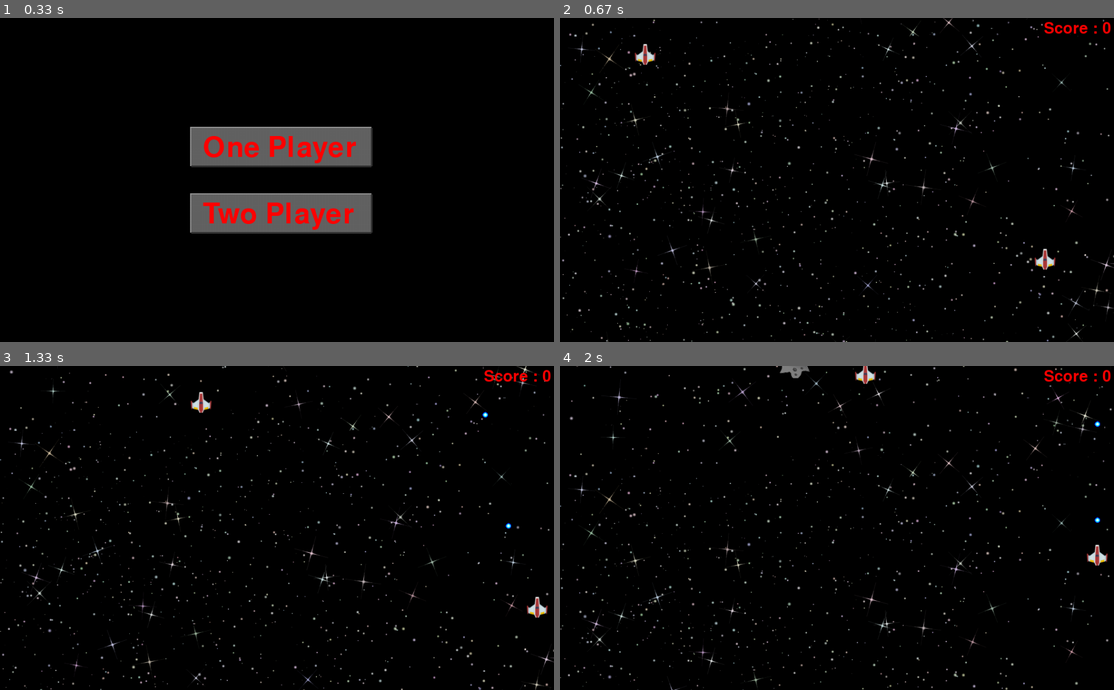
Above: before the commit, frames 1-4 (two rows, left to right).
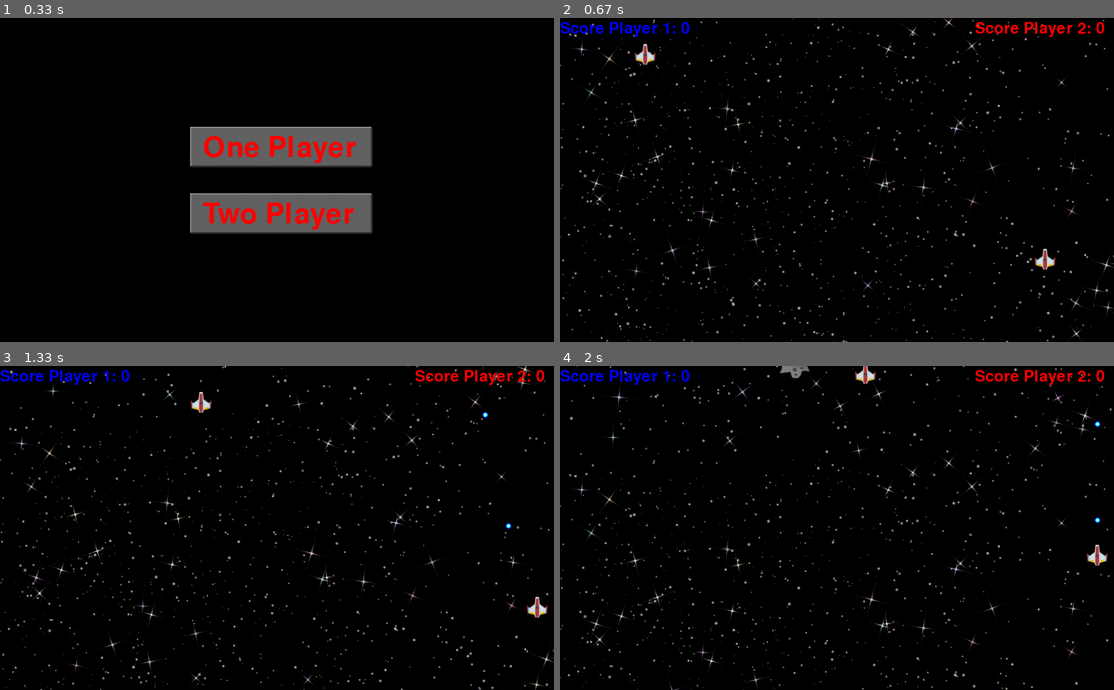
Above: after the commit, the same moments.

Repository: rodrigets/games-in-pygame
Game: pygame game, started from asteroides.py
Two runs of this game, one before a commit and one after it. Both use one fixed random seed, a clock stepped at 60 frames per second and the inputs below.
Inputs (mouse positions are in pixels of both pictures, inside the frame that each line leads up to):
- Up to frame 1 (0.33 s): no input
- Up to frame 2 (0.67 s): click (837, 215) at 0.38 s
- Up to frame 3 (1.33 s): tap Space at 0.67, 1.07 s; hold Right from 1 s (still down); hold D from 1 s (still down)
- Up to frame 4 (2 s): tap Space at 1.37, 1.57, 1.9 s; release Right at 1.47 s; release D at 1.47 s; hold Up 1.5-1.8 s; hold W 1.5-1.8 s; hold Right from 1.83 s (still down); hold D from 1.83 s (still down)

Frame 1 is identical in both runs. In frame 2, 0.9% of the frame differs, in the area x 0-100%, y 1-6%; in frame 3, 0.9%; in frame 4, 0.9%.

Commit message:
adicionado score para o player 2, alterado a cor da fonte do score do player 1

Diff:
--- a/asteroides.py
+++ b/asteroides.py
@@ -10,6 +10,7 @@
 SCREEN_HEIGHT = 560
 FONT_SIZE = 40
 counter = 0
+counter2 =0
 
 def create_ship():
     ship = {
@@ -24,7 +25,8 @@
         'collided': False,
         'collision_animation_counter': 0,
         'explosion_played': False,
-        'dead': False
+        'dead': False,
+        'player': ''
     }
     return ship
 
@@ -47,13 +49,14 @@
     # scale it to smaller size
     surf = pygame.transform.scale(surf, (10, 10))
     ship_rect = get_rect(spaceship)
-
+    player = spaceship['player']
     return {
         'surface': surf.convert_alpha(),
         # create shot on tip of the ship
         'position': [(ship_rect[0] + 0.5 * ship_rect[2]) - 5,
                      ship_rect[1]],
         'speed': 8,
+        'player': player,
     }
 
 
@@ -76,8 +79,12 @@
             if shot_rect.colliderect(get_rect(asteroid)):
                 shots.remove(shot)
                 asteroids.remove(asteroid)
-                global counter
-                counter += 5
+                if shot['player'] == '1':
+                    global counter
+                    counter += 5
+                if shot['player'] == '2':
+                    global counter2
+                    counter2 += 5
 
 
 # https://pygame.org/wiki/RotateCenter
@@ -212,10 +219,12 @@
     background_flag = 0
 
     ships = [create_ship()]
+    ships[0]['player'] = '1'
     exploded_ships = [create_exploded_ship()]
 
     if is_two_player:
         ships.append(create_ship())
+        ships[1]['player'] = '2'
         exploded_ships.append(create_exploded_ship())
 
     death_ct = 0
@@ -228,6 +237,7 @@
     pygame.display.set_caption('Asteroides')
 
     global counter
+    global counter2
 
     asteroids_intensity = 0
     ticks_to_asteroid = 90
@@ -319,10 +329,16 @@
 
         shoot_asteroids(shots=shots, asteroids=asteroids)
 
-        score_text = "Score : " + str(counter)
+        score_text = "Score Player 1: " + str(counter)
         score_text_size = game_font.size(score_text)
-        t = game_font.render(score_text, True, (255, 0, 0))
-        screen.blit(t, (SCREEN_WIDTH - score_text_size[0] - 5 , 5))
+        t = game_font.render(score_text, True, (0, 0, 255))
+        screen.blit(t, (0, 5))
+
+        if is_two_player:
+            score_text2 = "Score Player 2: " + str(counter2)
+            score_text_size2 = game_font.size(score_text2)
+            t2 = game_font.render(score_text2, True, (255, 0, 0))
+            screen.blit(t2, (SCREEN_WIDTH - score_text_size[0] - 16, 5))
 
         for asteroid in asteroids:
             screen.blit(rotate_center(asteroid['surface'], asteroid['angle']), asteroid['position'])
@@ -345,6 +361,7 @@
 
             if pressed_keys[pygame.K_r]:
                 counter = 0
+                counter2 = 0
                 main(is_two_player)
         else:
             for ship, exploded_ship in zip(ships, exploded_ships):
